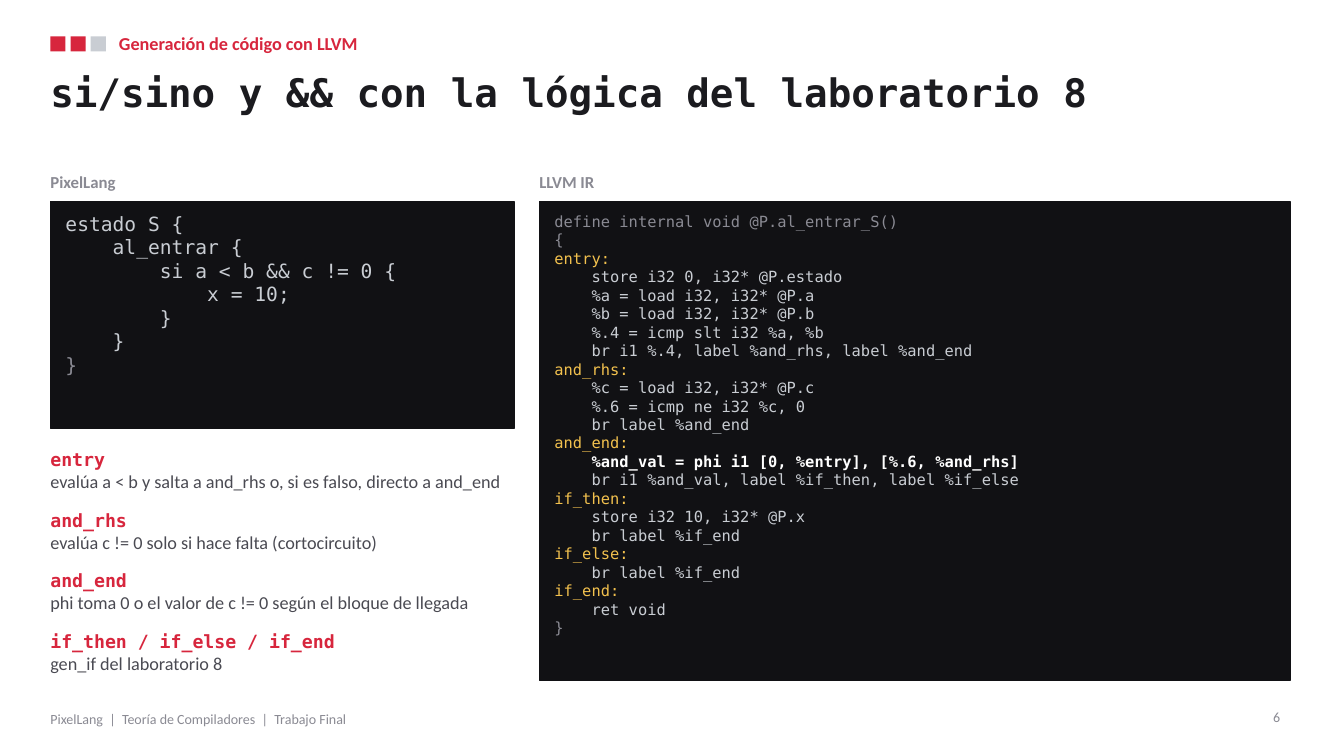
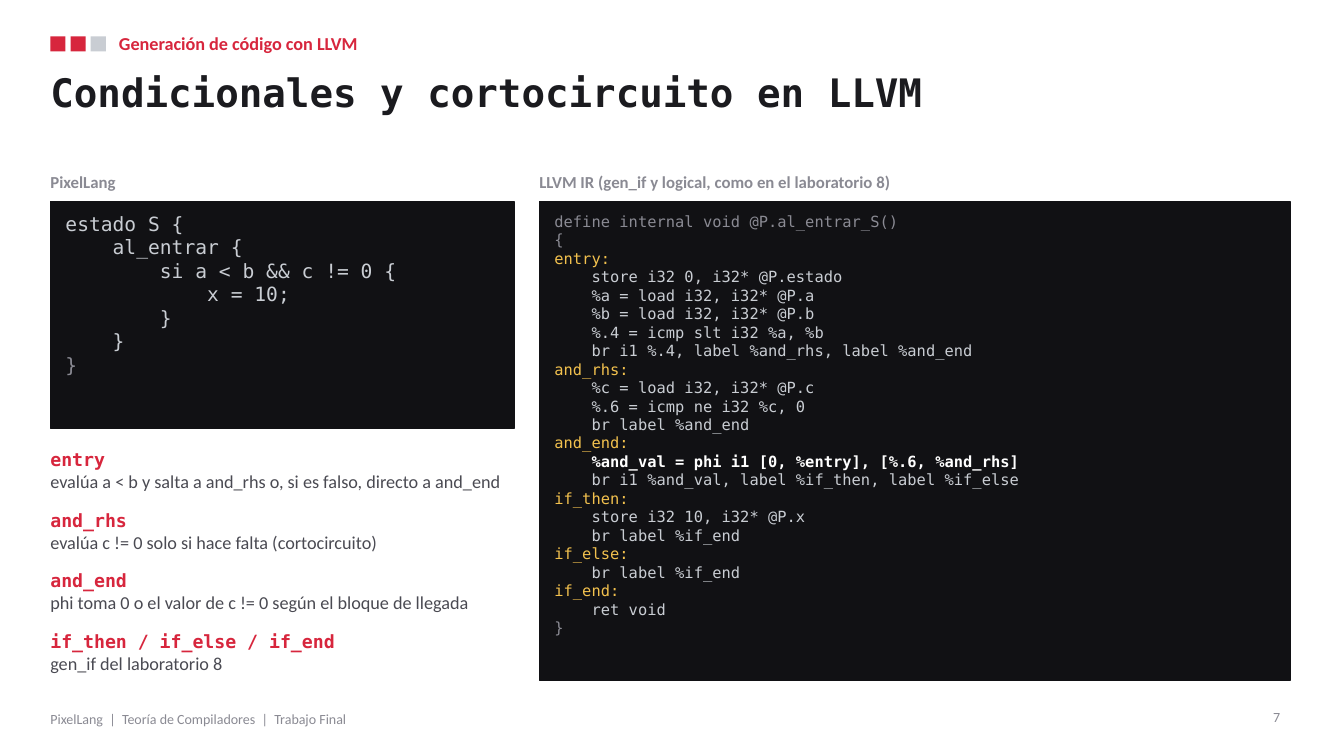
Before and after one commit to DavidRamPari/pixellang, a slide deck: slide 7 of docs/PixelLang_TrabajoFinal_Presentacion.pptx (slide 6 before the commit). Drawn at 1344x756 pixels with LibreOffice and Linux fonts; fonts in the diff are those of the drawing. Boxes give left, top, right and bottom in pixels: in the first picture for what was removed or moved away, otherwise in the second. Text is boxed around its words. In the diff, an @@ line names an element or a change of style, - is before the commit and + after.

```diff
--- a/docs/PixelLang_TrabajoFinal_Presentacion.pptx
+++ b/docs/PixelLang_TrabajoFinal_Presentacion.pptx
@@ title at [50,75,922,115]: text changed @@
-si/sino y && con la lógica del laboratorio 8
+Condicionales y cortocircuito en LLVM
@@ text at [539,176,890,191]: text changed @@
-LLVM IR
+LLVM IR (gen_if y logical, como en el laboratorio 8)
@@ page number at [1273,713,1280,722]: text changed @@
-6
+7
```
Also in this commit, not shown: 6 other slides changed, 2 slides added, 4 other files.
